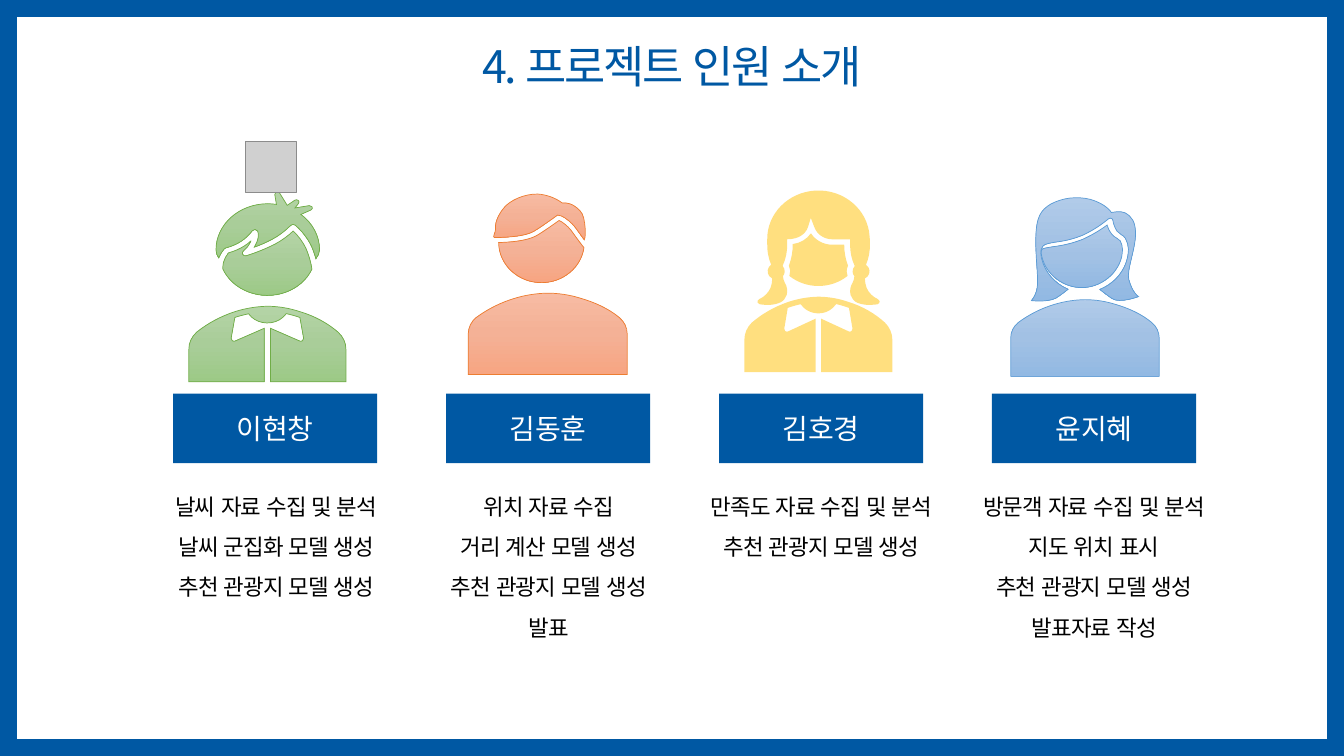
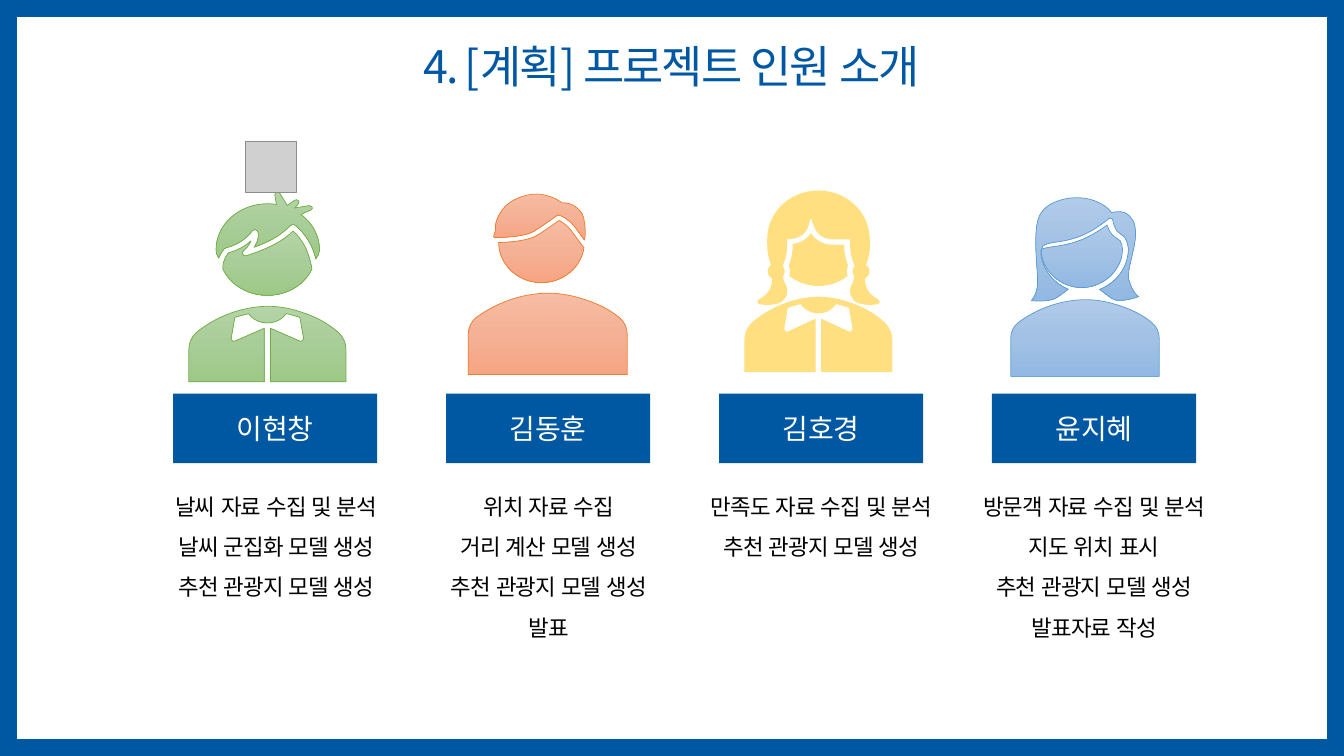
Before and after one commit to jihyeyun00/teamproject_python, a slide deck: slide 9 of 2차 팀프로젝트/6조_날씨-거리-만족도 기반의 제주도 관광지 추천(이현창,김동훈,김호경,윤지혜).pptx (slide 13 before the commit). Drawn at 1344x756 pixels with LibreOffice and Linux fonts; fonts in the diff are those of the drawing; grey boxes stand for pictures. Boxes give left, top, right and bottom in pixels: in the first picture for what was removed or moved away, otherwise in the second. Text is boxed around its words. In the diff, an @@ line names an element or a change of style, - is before the commit and + after.

```diff
--- a/2차 팀프로젝트/6조_날씨-거리-만족도 기반의 제주도 관광지 추천(이현창,김동훈,김호경,윤지혜).pptx
+++ b/2차 팀프로젝트/6조_날씨-거리-만족도 기반의 제주도 관광지 추천(이현창,김동훈,김호경,윤지혜).pptx
@@ title at box(424, 45, 920, 91): text changed @@
-4. 프로젝트 인원 소개
+4. [계획] 프로젝트 인원 소개
```
Also in this commit, not shown: 5 other slides changed, 12 slides added, 6 slides removed, 13 other files.
